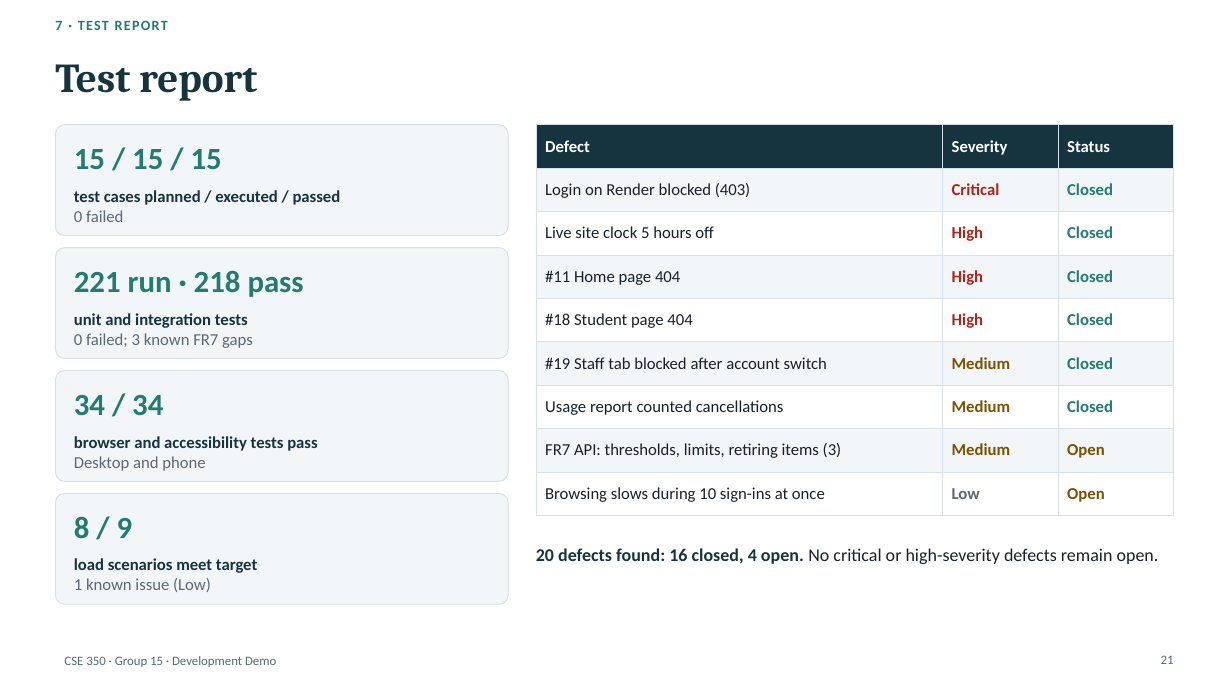
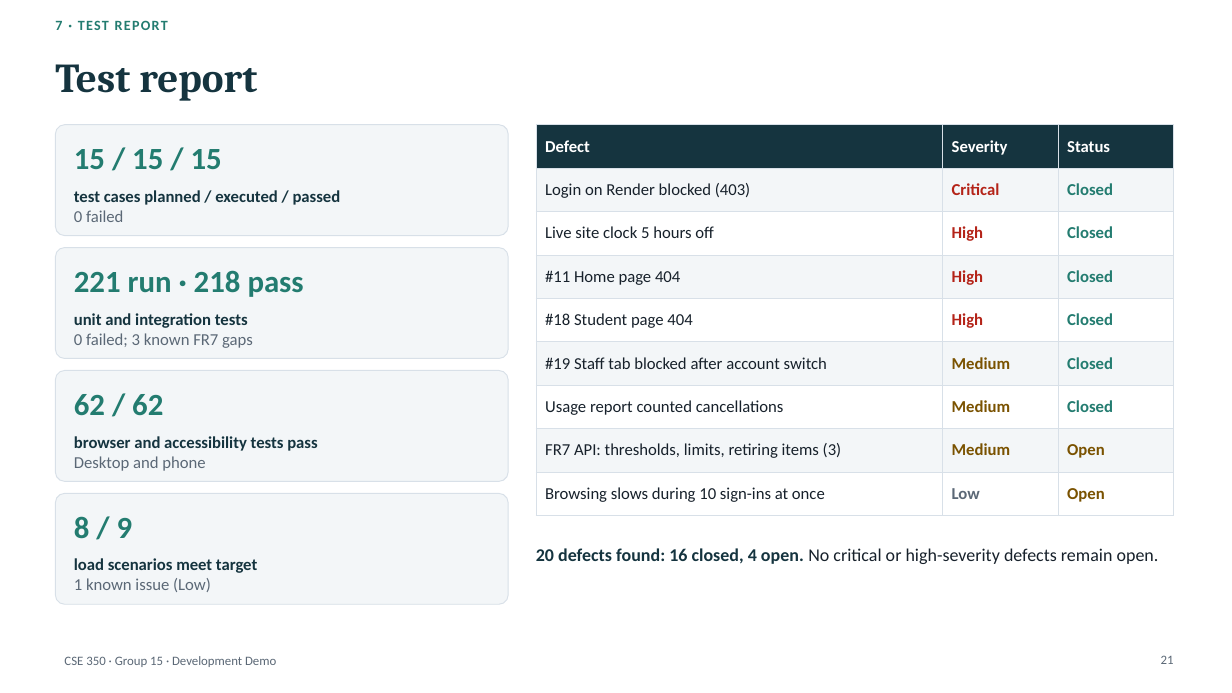
Before and after one commit to a0merr/University-Food-Pantry-CSE-350-, a slide deck: slide 21 of docs/presentation/CSE350_Demo_Deck_DRAFT.pptx. Drawn at 1232x693 pixels with LibreOffice and Linux fonts; fonts in the diff are those of the drawing. Boxes give left, top, right and bottom in pixels: in the first picture for what was removed or moved away, otherwise in the second. Text is boxed around its words. In the diff, an @@ line names an element or a change of style, - is before the commit and + after.

```diff
--- a/docs/presentation/CSE350_Demo_Deck_DRAFT.pptx
+++ b/docs/presentation/CSE350_Demo_Deck_DRAFT.pptx
@@ text at (74, 394, 163, 416): text changed @@
-34 / 34
+62 / 62
```
Also in this commit, not shown: 3 other slides changed, 5 other files.
